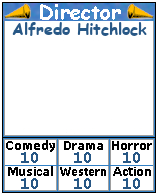
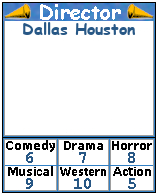
Revision of a layered (158, 195) image; what changed, layer by layer:
renamed "10 #5" to "5", painted on it over [123, 178, 140, 189]
renamed "10 #3" to "9 #1", painted on it over [21, 178, 38, 189]
renamed "10 #2" to "8 #1", painted on it over [123, 152, 140, 163]
renamed "10 #1" to "7 #1", painted on it over [74, 152, 91, 163]
renamed "10" to "6 #1", painted on it over [21, 152, 38, 163]
renamed "Alfredo Hitchlock" to "Dallas Houston", painted on it over [12, 22, 147, 36]
